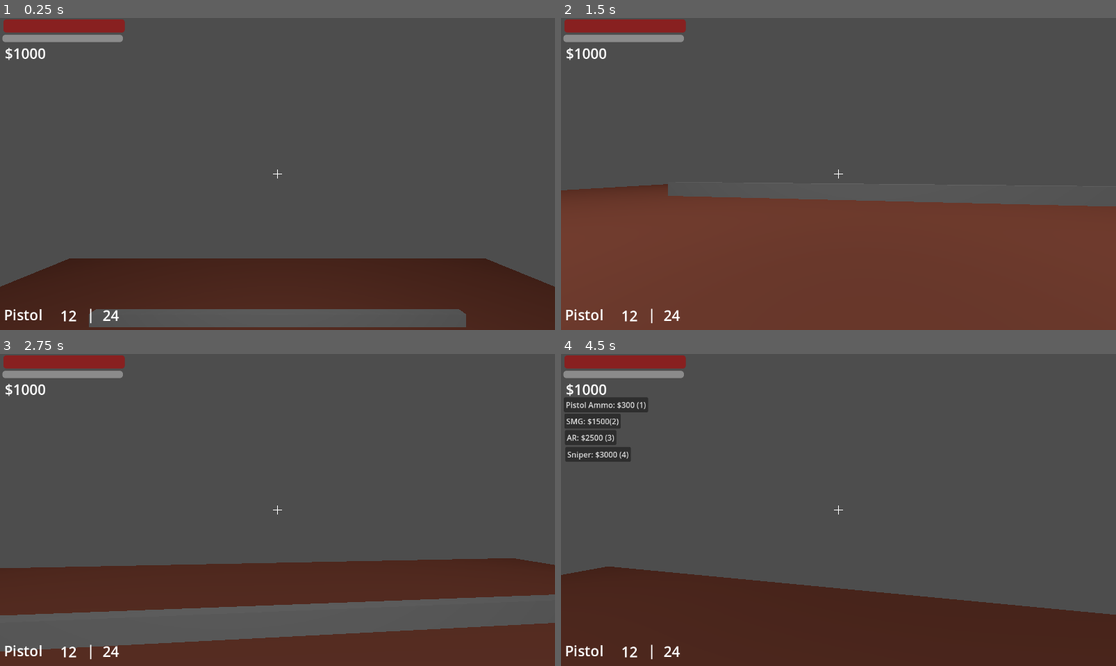
Above: before the commit, frames 1-4 (two rows, left to right).
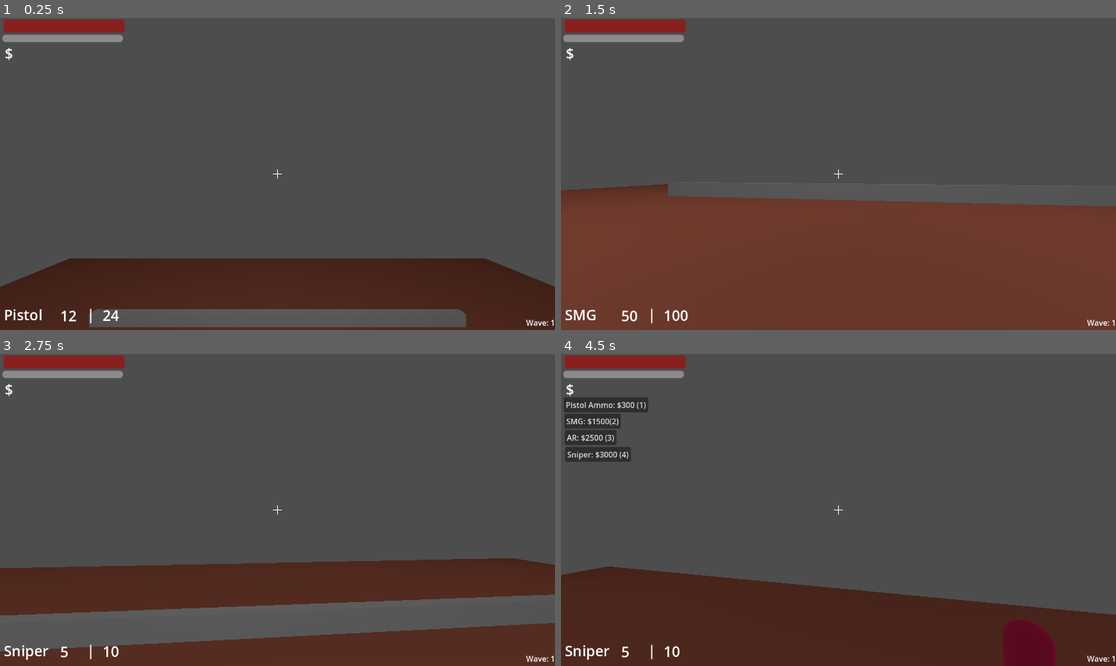
Above: after the commit, the same moments.

Repository: casanccs/Zombie-Shooters
Game: Godot game, scene res://Scenes/main.tscn
Same seed, same stepped clock (60 frames per second), same inputs: the game is played once before the commit and once after it.
Inputs (mouse positions are in pixels of both pictures, inside the frame that each line leads up to):
- Up to frame 1 (0.25 s): no input
- Up to frame 2 (1.5 s): move the mouse to (866, 174) at 0.52 s; hold W (move_forward) from 0.53 s (still down); tap 1 (1) at 0.6 s; tap Space (jump) at 0.77 s; tap 2 (2) at 0.8, 1.35 s; move the mouse to (810, 174) at 1.27 s
- Up to frame 3 (2.75 s): keep holding W (move_forward); tap Space (jump) at 1.52 s; tap 3 (3) at 1.55, 2.1 s; move the mouse to (288, 503) at 2.02 s; tap 4 (4) at 2.3 s
- Up to frame 4 (4.5 s): keep holding W (move_forward); move the mouse to (832, 516) at 2.77 s; tap 4 (4) at 2.85 s; tap Space (jump) at 3.02, 3.77 s; tap 5 (5) at 3.05, 3.6 s; move the mouse to (877, 513) at 3.52 s; tap 6 (6) at 3.8, 4.35 s; tap B (BuyMenu) at 4.15 s; move the mouse to (794, 506) at 4.27 s

The runs differ from the first frame. In frame 1, 0.2% of the frame differs, in the area x 2-100%, y 9-99%; in frame 2, 0.5%; in frame 3, 0.4%; in frame 4, 1.7%, in the area x 0-100%, y 9-100%.
Error before the commit: Invalid access of index '4' on a base object of type: 'Array'. (res://Scripts/player.gd:113)
Error after the commit: Invalid access of index '4' on a base object of type: 'Array'. (res://Scripts/player.gd:120)

Commit message:
added stuff

Diff:
--- a/Scenes/main.tscn
+++ b/Scenes/main.tscn
@@ -63,10 +63,6 @@
 light_size = 100.0
 omni_range = 100.0
 
-[node name="ZombieSpawner" type="Timer" parent="."]
-wait_time = 3.0
-autostart = true
-
 [node name="SpawnPoints" type="Node3D" parent="."]
 transform = Transform3D(1, 0, 0, 0, 1, 0, 0, 0, 1, 0, 3, 0)
 
@@ -85,4 +81,13 @@
 [node name="Spawn5" type="Node3D" parent="SpawnPoints"]
 transform = Transform3D(1, 0, 0, 0, 1, 0, 0, 0, 1, -20, 0, 0)
 
+[node name="ZombieSpawner" type="Timer" parent="."]
+wait_time = 3.0
+one_shot = true
+
+[node name="RestTimer" type="Timer" parent="."]
+wait_time = 10.0
+one_shot = true
+
 [connection signal="timeout" from="ZombieSpawner" to="." method="_on_zombie_spawner_timeout"]
+[connection signal="timeout" from="RestTimer" to="." method="_on_rest_timer_timeout"]
--- a/Scenes/player.tscn
+++ b/Scenes/player.tscn
@@ -1,7 +1,8 @@
-[gd_scene load_steps=7 format=3 uid="uid://b0op1noveos7x"]
+[gd_scene load_steps=8 format=3 uid="uid://b0op1noveos7x"]
 
 [ext_resource type="Script" path="res://Scripts/player.gd" id="1_ap86d"]
 [ext_resource type="Texture2D" uid="uid://q1kovnhgpl51" path="res://Assets/crosshair.png" id="1_ydt62"]
+[ext_resource type="Texture2D" uid="uid://k455a0tnm2dh" path="res://Assets/hitmarker.png" id="3_2ytop"]
 
 [sub_resource type="CapsuleShape3D" id="CapsuleShape3D_absif"]
 
@@ -89,6 +90,22 @@
 grow_vertical = 2
 texture = ExtResource("1_ydt62")
 
+[node name="HitMarker" type="TextureRect" parent="Camera3D"]
+visible = false
+texture_filter = 1
+anchors_preset = 8
+anchor_left = 0.5
+anchor_top = 0.5
+anchor_right = 0.5
+anchor_bottom = 0.5
+offset_left = -10.0
+offset_top = -10.0
+offset_right = 10.0
+offset_bottom = 10.0
+grow_horizontal = 2
+grow_vertical = 2
+texture = ExtResource("3_2ytop")
+
 [node name="RayCast3D" type="RayCast3D" parent="Camera3D"]
 target_position = Vector3(0, 1, -100)
 collision_mask = 7
@@ -155,6 +172,22 @@
 theme_override_font_sizes/font_size = 30
 text = "$"
 
+[node name="Reloading" type="Label" parent="Camera3D"]
+visible = false
+offset_left = 534.0
+offset_top = 370.0
+offset_right = 624.0
+offset_bottom = 396.0
+text = "Reloading..."
+
+[node name="Wave" type="Label" parent="Camera3D"]
+offset_left = 1082.0
+offset_top = 621.0
+offset_right = 1152.0
+offset_bottom = 647.0
+text = "Wave: 1"
+horizontal_alignment = 2
+
 [node name="ShootCoolDown" type="Timer" parent="."]
 one_shot = true
 
@@ -162,5 +195,19 @@
 wait_time = 0.5
 one_shot = true
 
+[node name="MarkerTimer" type="Timer" parent="."]
+wait_time = 0.3
+one_shot = true
+
+[node name="HRegenTimer" type="Timer" parent="."]
+wait_time = 4.0
+autostart = true
+
+[node name="ReloadTimer" type="Timer" parent="."]
+one_shot = true
+
 [connection signal="timeout" from="ShootCoolDown" to="." method="_on_shoot_cool_down_timeout"]
 [connection signal="timeout" from="HitTimer" to="." method="_on_hit_timer_timeout"]
+[connection signal="timeout" from="MarkerTimer" to="." method="_on_marker_timer_timeout"]
+[connection signal="timeout" from="HRegenTimer" to="." method="_on_h_regen_timer_timeout"]
+[connection signal="timeout" from="ReloadTimer" to="." method="_on_reload_timer_timeout"]
--- a/Scripts/main.gd
+++ b/Scripts/main.gd
@@ -9,10 +9,47 @@
 @onready var spawn3 = $SpawnPoints/Spawn3
 @onready var spawn4 = $SpawnPoints/Spawn4
 @onready var spawn5 = $SpawnPoints/Spawn5
+@onready var zspawner = $"ZombieSpawner"
+
+var waves = [
+	5,
+	7,
+	10,
+]
+var curWave = 0
+var wavePoints = waves[curWave]
+var finish = false
+var toSpawn = true
+var zrand = 1
+
+func _process(delta):
+	if toSpawn:
+		zrand = randi_range(1,3)
+
+		if zrand == 1:
+			if wavePoints >= 1:
+				wavePoints -= 1
+				zspawner.start()
+				toSpawn = false
+
+			else:
+				finish = true
+				toSpawn = false
+				$"RestTimer".start()
+		if zrand == 2:
+			if wavePoints >= 4:
+				wavePoints -= 4
+				zspawner.start()
+				toSpawn = false
+
+		if zrand == 3:
+			if wavePoints >= 2:
+				wavePoints -= 2
+				zspawner.start()
+				toSpawn = false
 
 
 func _on_zombie_spawner_timeout():
-	var zrand = randi_range(1,3)
 	var enemy
 	if zrand == 1:
 		enemy = enemy_scene.instantiate()
@@ -33,3 +70,10 @@
 	if rand == 5:
 		enemy.position = spawn5.position
 	add_child(enemy)
+	toSpawn = true
+
+
+func _on_rest_timer_timeout():
+	curWave += 1
+	wavePoints = waves[curWave]
+	toSpawn = true
--- a/Scripts/player.gd
+++ b/Scripts/player.gd
@@ -19,6 +19,10 @@
 @onready var Money = $"Camera3D/Money"
 @onready var HitEffect = $"Camera3D/ColorRect"
 @onready var BuyMenu = $"Camera3D/Control"
+@onready var HitMarker =  $"Camera3D/HitMarker"
+@onready var MarkerTimer = $"MarkerTimer"
+@onready var ReloadingText = $"Camera3D/Reloading"
+@onready var ReloadTimer = $"ReloadTimer"
 #@onready var ray_end = $"Camera3D/RayEnd"
 #@onready var bullet_scene = load("res://bullet.tscn")
 #@onready var trail_scene = load("res://trail.tscn")
@@ -34,7 +38,8 @@
 var gunCapacity= [12, 50, 32, 5]
 var gunAmmo = [12, 50, 32, 5]
 var ammo = [24, 100, 64, 10]
-var ownWeapons = [1,0,0,0]
+var ownWeapons = [1,1,1,1]
+var reloadTimes = [1.5,2,3,4]
 
 func _ready():
 	Input.mouse_mode = Input.MOUSE_MODE_CAPTURED
@@ -55,9 +60,7 @@
 
 
 func _physics_process(delta):
-	STAm.value = STAMINA
-	HP.value = hp
-	Money.text = "$" + str(money)
+	$"Camera3D/Wave".text = "Wave: " + str(get_parent().curWave + 1)
 	var input_dir = Input.get_vector("move_left", "move_right", "move_forward", "move_backward")
 	var direction = (transform.basis * Vector3(input_dir.x, 0, input_dir.y)).normalized()
 	velocity.x = direction.x * SPEED
@@ -93,29 +96,35 @@
 			CurrentWeapon.text = "Pistol"
 			GunAmmoLabel.text = str(gunAmmo[gun_id - 1])
 			AmmoLabel.text = str(ammo[gun_id-1])
+			stopReloading()
 		if Input.is_action_just_pressed("2")  and ownWeapons[1]:
 			gun_id = 2
 			CurrentWeapon.text = "SMG"
 			GunAmmoLabel.text = str(gunAmmo[gun_id - 1])
 			AmmoLabel.text = str(ammo[gun_id-1])
+			stopReloading()
 		if Input.is_action_just_pressed("3")  and ownWeapons[2]:
 			gun_id = 3
 			CurrentWeapon.text = "AR"
 			GunAmmoLabel.text = str(gunAmmo[gun_id - 1])
 			AmmoLabel.text = str(ammo[gun_id-1])
+			stopReloading()
 		if Input.is_action_just_pressed("4")  and ownWeapons[3]:
 			gun_id = 4
 			CurrentWeapon.text = "Sniper"
 			GunAmmoLabel.text = str(gunAmmo[gun_id - 1])
 			AmmoLabel.text = str(ammo[gun_id-1])
+			stopReloading()
 		if Input.is_action_just_pressed("5"):
 			gun_id = 5
 			GunAmmoLabel.text = str(gunAmmo[gun_id - 1])
 			AmmoLabel.text = str(ammo[gun_id-1])
+			stopReloading()
 		if Input.is_action_just_pressed("6"):
 			gun_id = 6
 			GunAmmoLabel.text = str(gunAmmo[gun_id - 1])
 			AmmoLabel.text = str(ammo[gun_id-1])
+			stopReloading()
 	else:
 		if Input.is_action_just_pressed("1") and money >= 300:
 
@@ -174,11 +183,9 @@
 	'''
 	if gun_id == 1: # Pistol
 		ShootCoolDown.wait_time = 0.3
+
 		if Input.is_action_just_pressed("reload") and ammo[gun_id - 1] >= gunCapacity[gun_id - 1]:
-			gunAmmo[gun_id - 1] = gunCapacity[gun_id -1]
-			ammo[gun_id - 1] -= gunCapacity[gun_id -1]
-			GunAmmoLabel.text = str(gunAmmo[gun_id - 1])
-			AmmoLabel.text = str(ammo[gun_id-1])
+			startReloading()
 		if Input.is_action_just_pressed("shoot") and toShoot and gunAmmo[gun_id - 1] > 0:
 			print("Shot Pistol")
 			gunAmmo[gun_id - 1] -= 1
@@ -197,14 +204,13 @@
 					incrementMoney(150)
 				score += 1
 				hit.emit()
+				HitMarker.visible = true
+				MarkerTimer.start()
 	#			gui_score.text = "Score: " + str(score)
 	if gun_id == 2: # Automatic SMG shoots faster than an AR, but deals less damage
 		ShootCoolDown.wait_time = 0.05
 		if Input.is_action_just_pressed("reload") and ammo[gun_id - 1] >= gunCapacity[gun_id - 1]:
-			gunAmmo[gun_id - 1] = gunCapacity[gun_id -1]
-			ammo[gun_id - 1] -= gunCapacity[gun_id -1]
-			GunAmmoLabel.text = str(gunAmmo[gun_id - 1])
-			AmmoLabel.text = str(ammo[gun_id-1])
+			startReloading()
 		if Input.is_action_pressed("shoot") and toShoot and gunAmmo[gun_id - 1] > 0:
 			print("Shot SMG")
 			gunAmmo[gun_id - 1] -= 1
@@ -223,13 +229,12 @@
 					incrementMoney(150)
 				score += 1
 				hit.emit()
+				HitMarker.visible = true
+				MarkerTimer.start()
 	if gun_id == 3: # AR
 		ShootCoolDown.wait_time = 0.1
 		if Input.is_action_just_pressed("reload") and ammo[gun_id - 1] >= gunCapacity[gun_id - 1]:
-			gunAmmo[gun_id - 1] = gunCapacity[gun_id -1]
-			ammo[gun_id - 1] -= gunCapacity[gun_id -1]
-			GunAmmoLabel.text = str(gunAmmo[gun_id - 1])
-			AmmoLabel.text = str(ammo[gun_id-1])
+			startReloading()
 		if Input.is_action_pressed("shoot") and toShoot and gunAmmo[gun_id - 1] > 0:
 			print("Shot AR")
 			gunAmmo[gun_id - 1] -= 1
@@ -248,14 +253,13 @@
 					incrementMoney(150)
 				score += 1
 				hit.emit()
+				HitMarker.visible = true
+				MarkerTimer.start()
 	#			gui_score.text = "Score: " + str(score)
 	if gun_id == 4: # Sniper
 		ShootCoolDown.wait_time = 3
 		if Input.is_action_just_pressed("reload") and ammo[gun_id - 1] >= gunCapacity[gun_id - 1]:
-			gunAmmo[gun_id - 1] = gunCapacity[gun_id -1]
-			ammo[gun_id - 1] -= gunCapacity[gun_id -1]
-			GunAmmoLabel.text = str(gunAmmo[gun_id - 1])
-			AmmoLabel.text = str(ammo[gun_id-1])
+			startReloading()
 		if Input.is_action_just_pressed("shoot") and toShoot and gunAmmo[gun_id - 1] > 0:
 			print("Shot Sniper")
 			gunAmmo[gun_id - 1] -= 1
@@ -274,6 +278,8 @@
 					incrementMoney(150)
 				score += 1
 				hit.emit()
+				HitMarker.visible = true
+				MarkerTimer.start()
 #############################################################################
 
 
@@ -285,7 +291,7 @@
 		get_tree().quit()
 	HitEffect.visible = true
 	$HitTimer.start()
-
+	$HRegenTimer.start()
 
 
 func _on_shoot_cool_down_timeout():
@@ -296,3 +302,31 @@
 
 func _on_hit_timer_timeout():
 	HitEffect.visible = false# Replace with function body.
+
+
+func _on_marker_timer_timeout():
+	HitMarker.visible = false
+
+var maxHP = 5
+var incHP = 1
+func _on_h_regen_timer_timeout():
+	hp += incHP
+	if hp > maxHP:
+		hp = maxHP
+
+
+func _on_reload_timer_timeout():
+	stopReloading()
+	gunAmmo[gun_id - 1] = gunCapacity[gun_id -1]
+	ammo[gun_id - 1] -= gunCapacity[gun_id -1]
+	GunAmmoLabel.text = str(gunAmmo[gun_id - 1])
+	AmmoLabel.text = str(ammo[gun_id-1])
+
+func startReloading():
+	ReloadTimer.wait_time = reloadTimes[gun_id - 1]
+	ReloadTimer.start()
+	ReloadingText.visible = true
+
+func stopReloading():
+	ReloadTimer.stop()
+	ReloadingText.visible = false
Not shown, added: Scripts/text.txt
